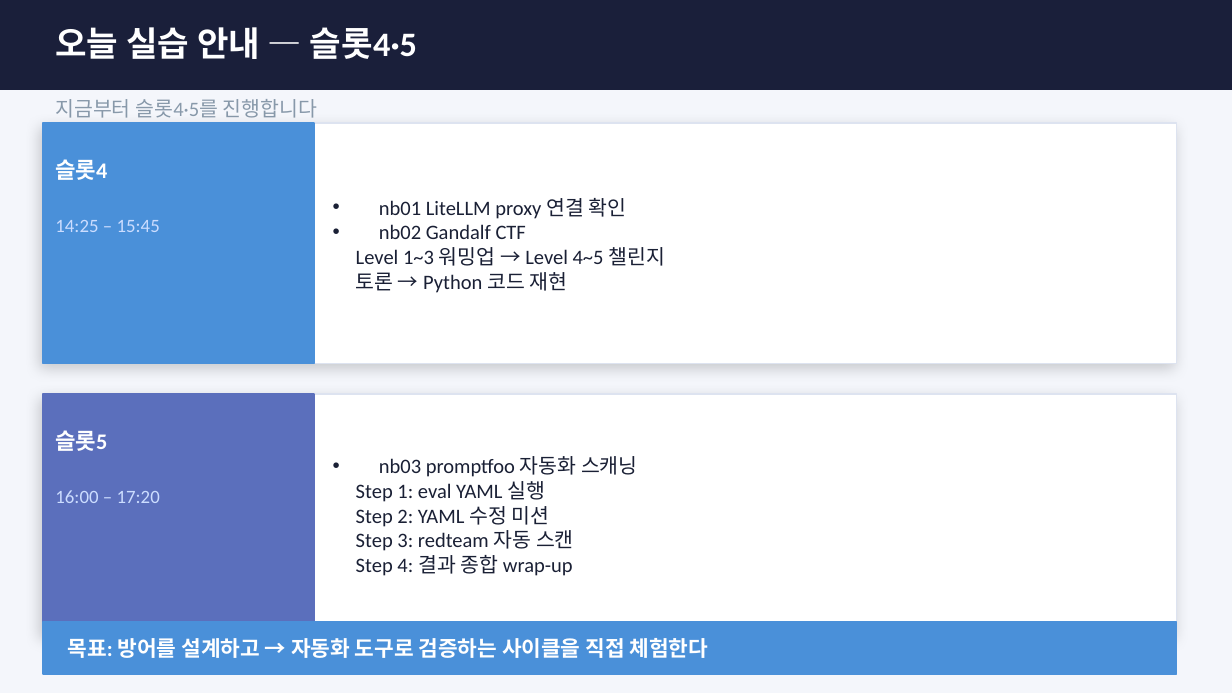
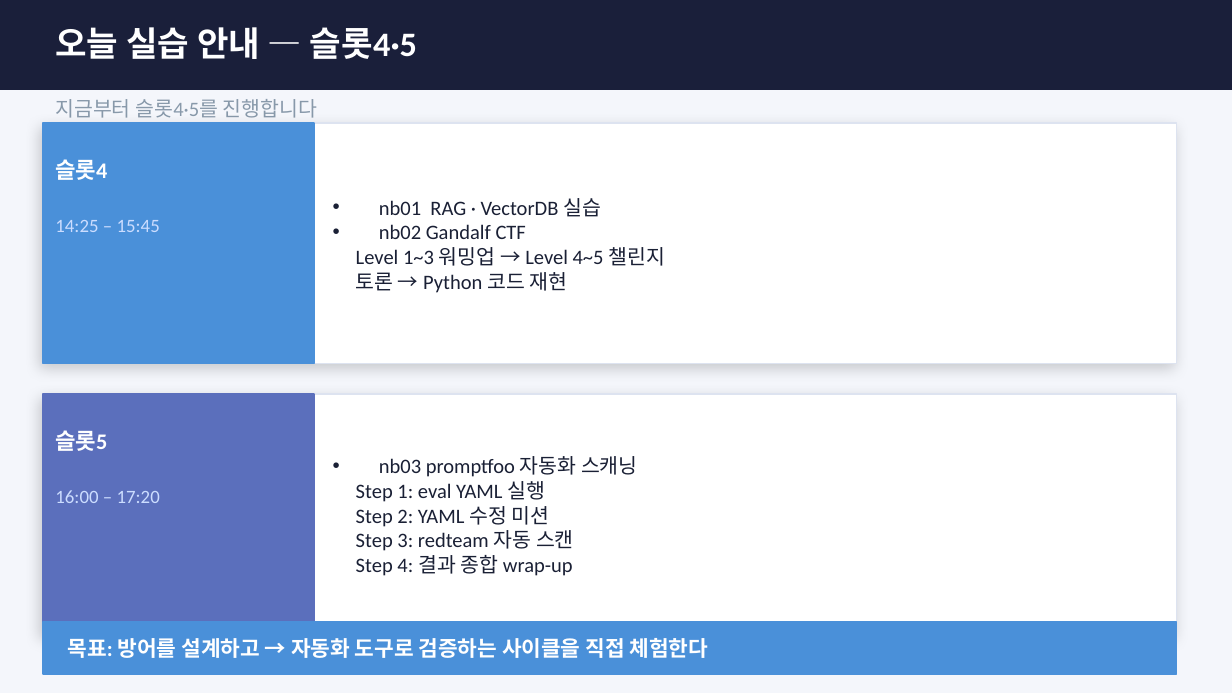
Before and after one commit to sulgik/security-workshop, a slide deck: slide 17 of ws02/class/ws02_슬롯3_방어대책_promptfoo.pptx (slide 20 before the commit). Drawn at 1232x693 pixels with LibreOffice and Linux fonts; fonts in the diff are those of the drawing. Boxes give left, top, right and bottom in pixels: in the first picture for what was removed or moved away, otherwise in the second. Text is boxed around its words. In the diff, an @@ line names an element or a change of style, - is before the commit and + after.

```diff
--- a/ws02/class/ws02_슬롯3_방어대책_promptfoo.pptx
+++ b/ws02/class/ws02_슬롯3_방어대책_promptfoo.pptx
@@ text at [379, 198, 601, 217]: text changed @@
-• nb01 LiteLLM proxy 연결 확인
+• nb01 RAG · VectorDB 실습
```
Also in this commit, not shown: 3 other slides changed, 3 slides removed, 7 other files.
